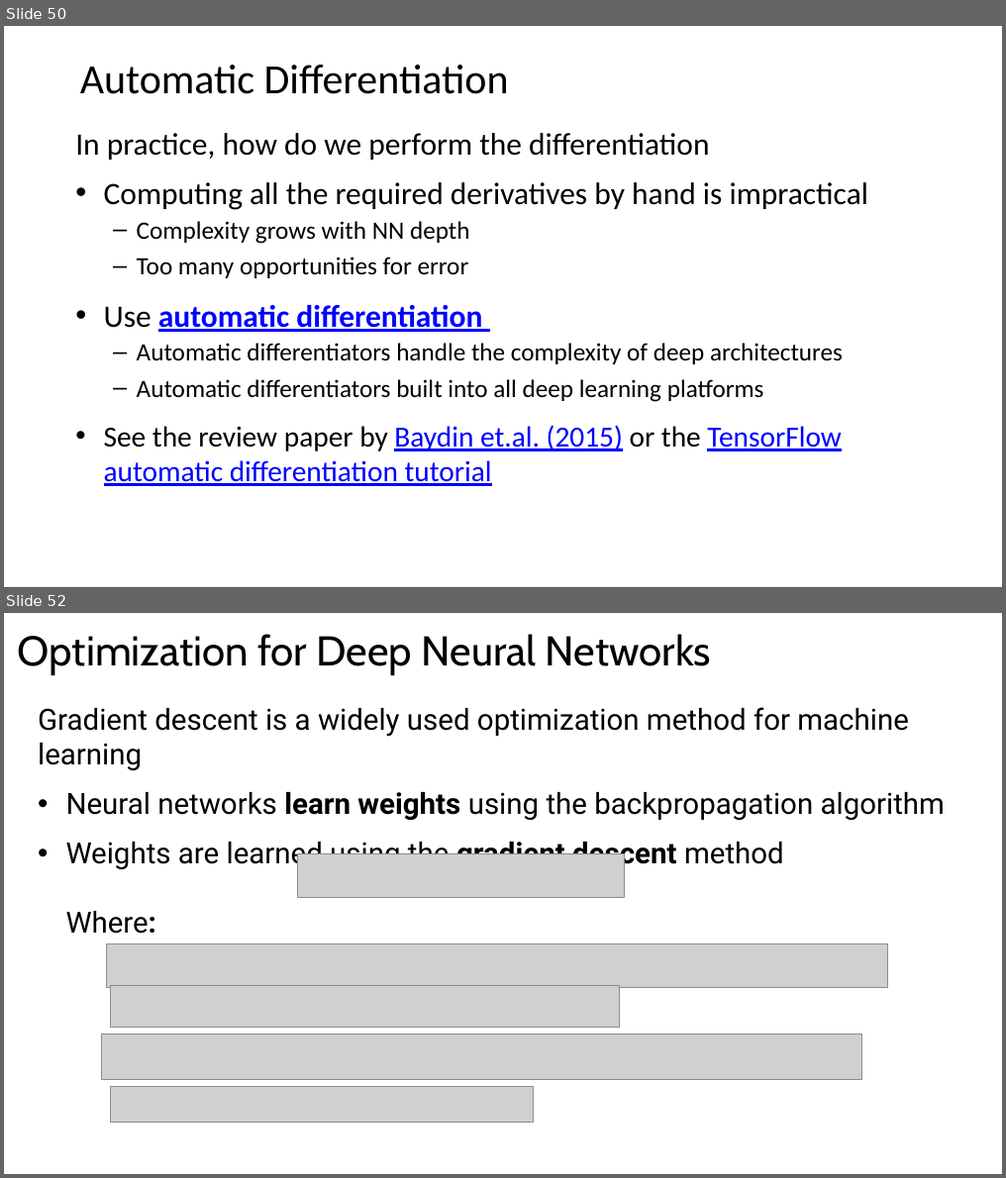
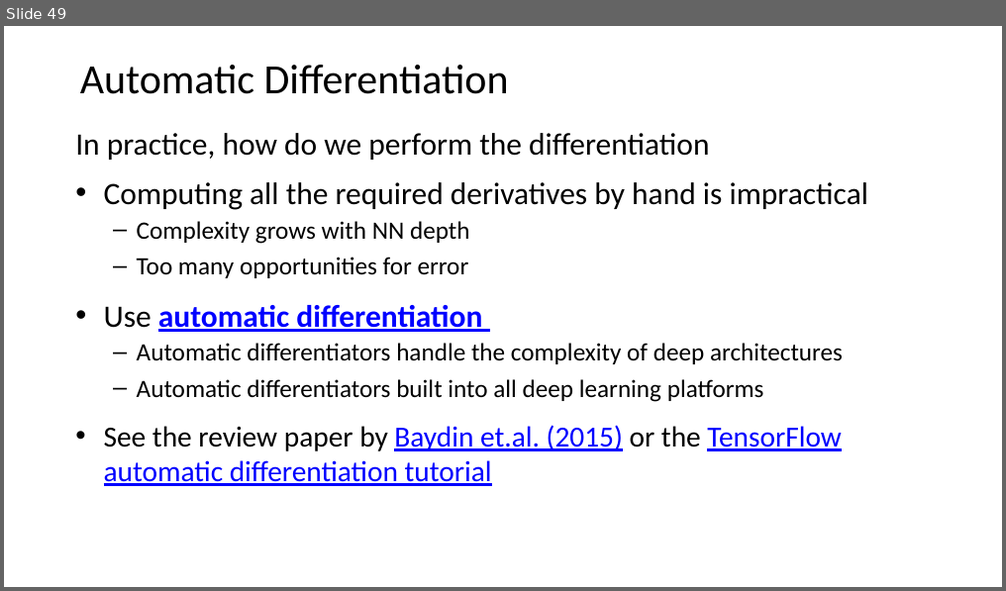
Before and after one commit to StephenElston/CSCI-E25, a slide deck: Slides/5_BuildingBlocksOfDeepLearning.pptx. Shown one above the other, each under a label of ours: slides 50 and 52 before the commit, slide 49 after it; the slides between them are not shown. The pictures are 1006x1178 and 1006x591 pixels, drawn with LibreOffice and Linux fonts; fonts in the diff are those of the drawing; grey boxes stand for pictures. Boxes give left, top, right and bottom in pixels: in the first picture for what was removed or moved away, otherwise in the second. Text is boxed around its words. In the diff, an @@ line names an element or a change of style, - is before the commit and + after.

```diff
--- a/Slides/5_BuildingBlocksOfDeepLearning.pptx
+++ b/Slides/5_BuildingBlocksOfDeepLearning.pptx
@@ slide 52 removed at <box>4,613,1002,1174</box>, background #FFFFFF @@
@@ title removed at <box>18,634,712,675</box> @@
-Optimization for Deep Neural Networks
@@ text removed at <box>38,707,944,871</box> @@
-Gradient descent is a widely used optimization method for machine learning
-• Neural networks learn weights using the backpropagation algorithm
-• Weights are learned using the gradient descent method
@@ picture removed at <box>297,854,625,898</box> @@
@@ text removed at <box>66,911,156,934</box> @@
-Where:
@@ picture removed at <box>107,944,887,988</box> @@
@@ picture removed at <box>110,986,619,1028</box> @@
@@ picture removed at <box>102,1035,862,1079</box> @@
@@ picture removed at <box>110,1087,533,1123</box> @@
@@ what was slide 50 is now slide 49 @@
```
Also in this commit, not shown: 1 slide changed, 11 slides added, 19 other slides removed.
